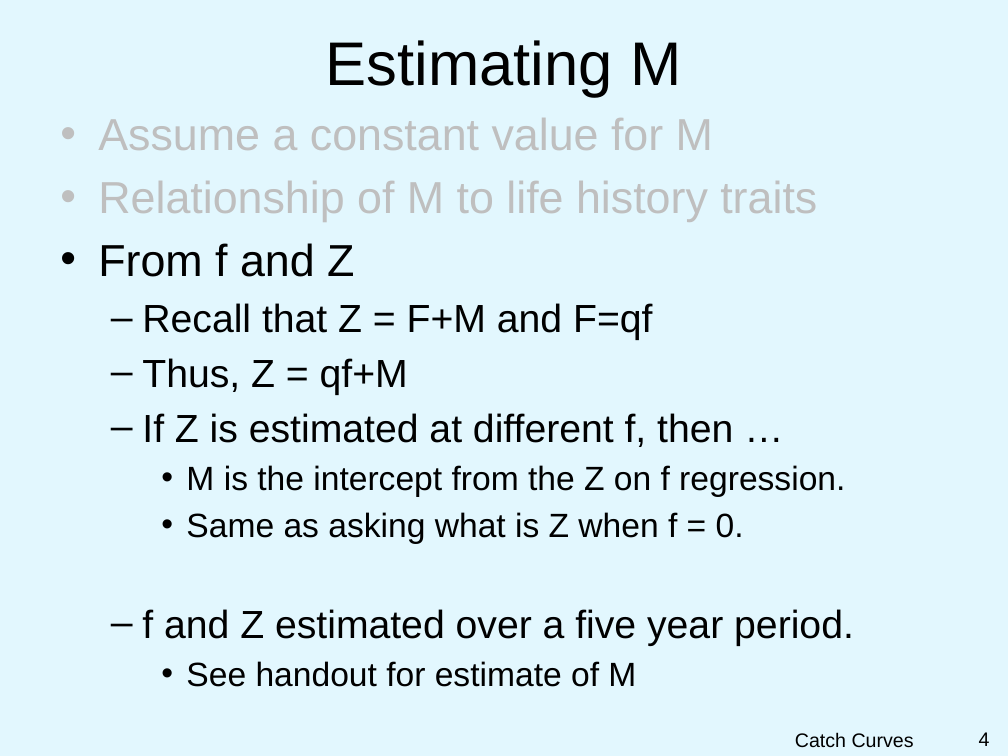
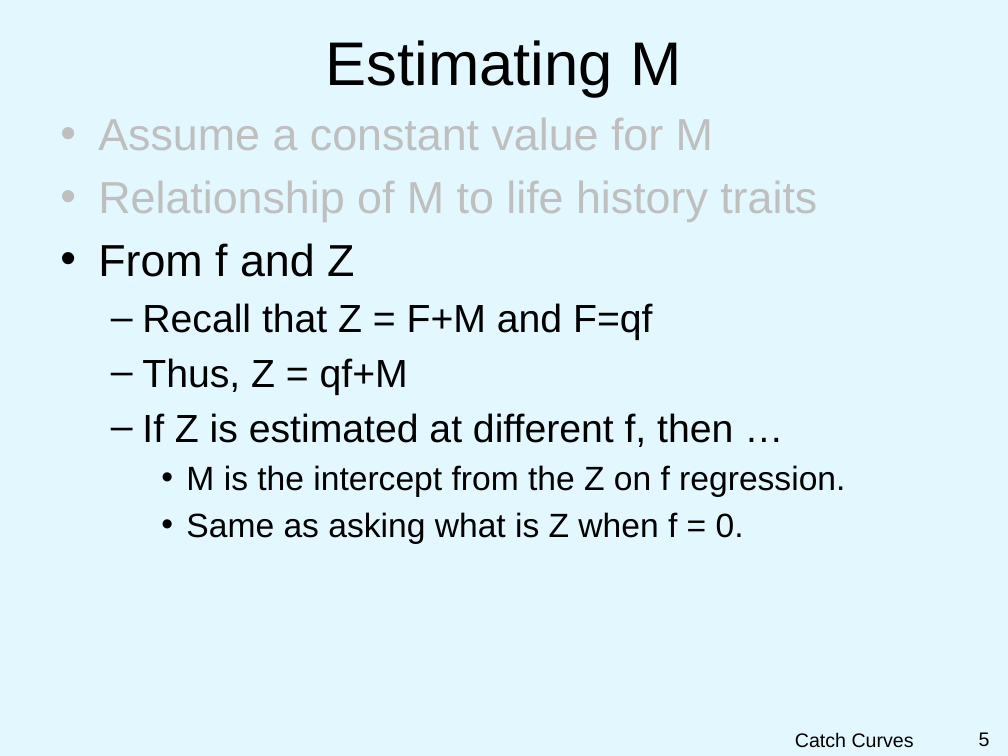
Before and after one commit to droglenc/NCNRS349, a slide deck: slide 5 of modules/Mortality/PPT_Components.pptx (slide 4 before the commit). Drawn at 1008x756 pixels with LibreOffice and Linux fonts; fonts in the diff are those of the drawing; background and template pictures are left out. Boxes give left, top, right and bottom in pixels: in the first picture for what was removed or moved away, otherwise in the second. Text is boxed around its words. In the diff, an @@ line names an element or a change of style, - is before the commit and + after.

```diff
--- a/modules/Mortality/PPT_Components.pptx
+++ b/modules/Mortality/PPT_Components.pptx
@@ text at (142,609,854,687): paragraphs removed @@
-  – f and Z estimated over a five year period.
-    • See handout for estimate of M
@@ page number at (979,732,990,747): text changed @@
-4
+5
```
Also in this commit, not shown: 3 other slides changed, 3 slides added, 1 other file.
